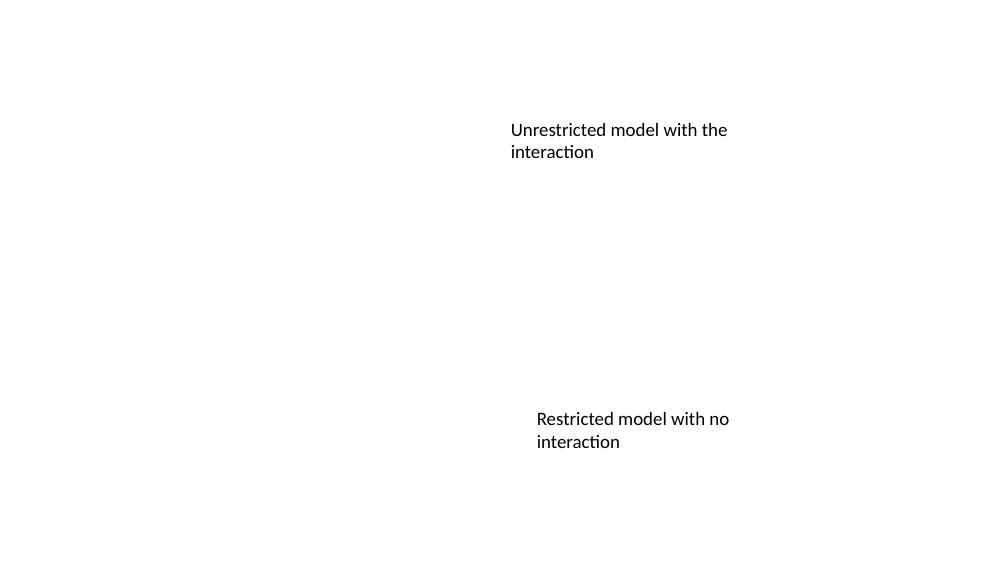
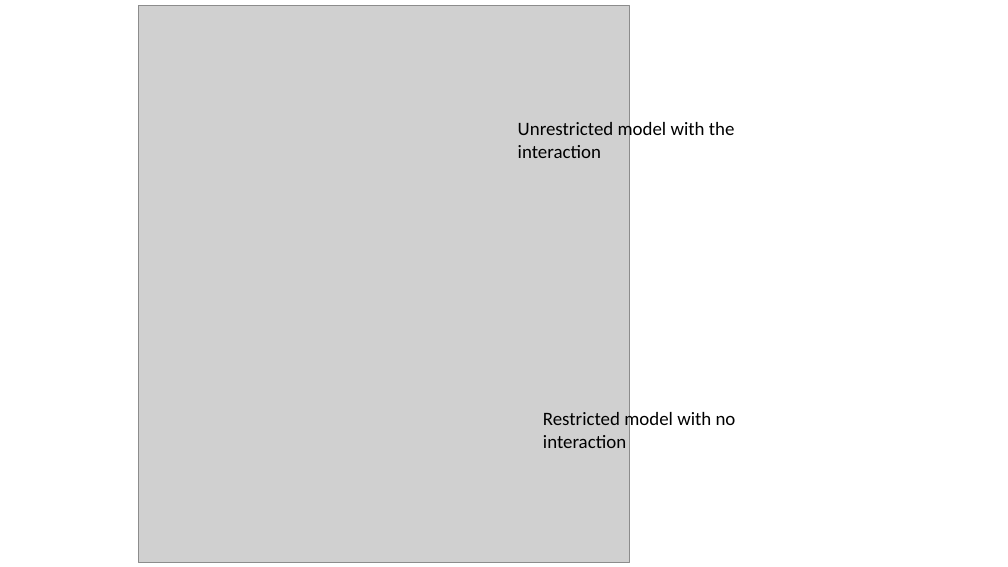
Before and after one commit to alexkcode/pa-541, a slide deck: slide 38 of PA_541_Week_13_PanelDataPart1_PooledCrossSect_STUDENT.pptx. Drawn at 1008x567 pixels with LibreOffice and Linux fonts; fonts in the diff are those of the drawing; grey boxes stand for pictures. Boxes give left, top, right and bottom in pixels: in the first picture for what was removed or moved away, otherwise in the second. Text is boxed around its words. In the diff, an @@ line names an element or a change of style, - is before the commit and + after.

```diff
--- a/PA_541_Week_13_PanelDataPart1_PooledCrossSect_STUDENT.pptx
+++ b/PA_541_Week_13_PanelDataPart1_PooledCrossSect_STUDENT.pptx
@@ picture added at [138, 5, 630, 563] @@
@@ text "Unrestricted model with the interaction": place and size @@
-text "Unrestricted model with the interaction" at [511, 123, 728, 158]
+text "Unrestricted model with the interaction" at [518, 120, 735, 158]
@@ text "Restricted model with no interaction": place and size @@
-text "Restricted model with no interaction" at [537, 412, 729, 448]
+text "Restricted model with no interaction" at [543, 410, 736, 448]
```
Also in this commit, not shown: 52 other slides changed, 2 slides added, 2 slides removed, 10 other files.
